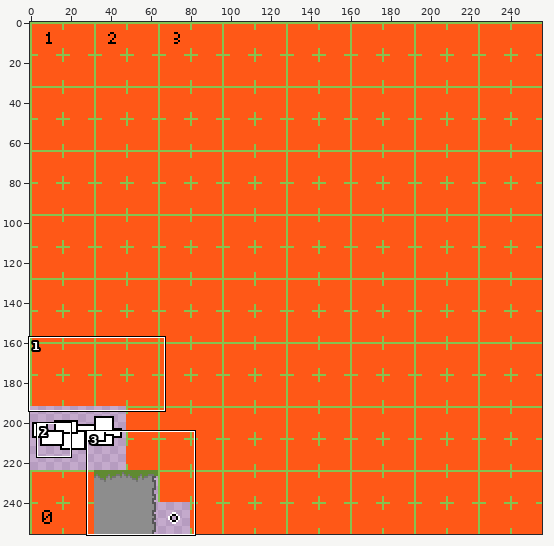
File history of a sprite sheet, spritesheet.png. Above: a wide view before the commit, with the close-up outlined.
Close-up. Earlier state:
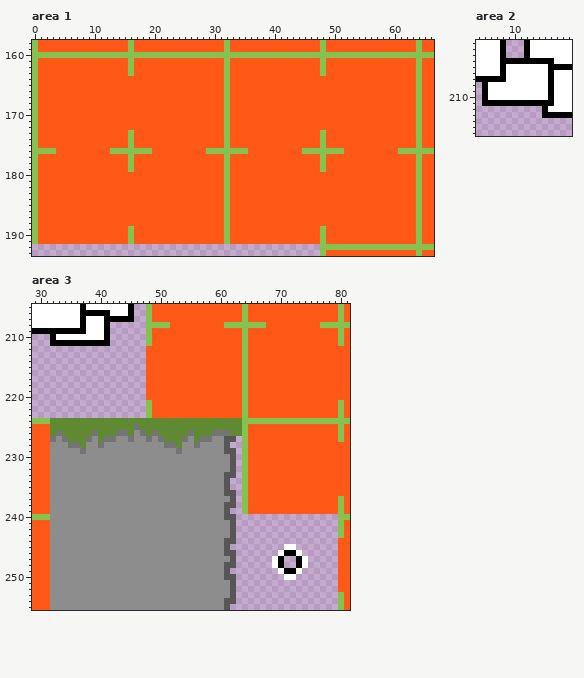
The file is 256x256 pixels. Colours within 5 levels of each other are drawn and written as one. Shown: area 1: x 0..66, y 158..193; area 2: x 4..19, y 201..216; area 3: x 29..81, y 205..255.
The result:
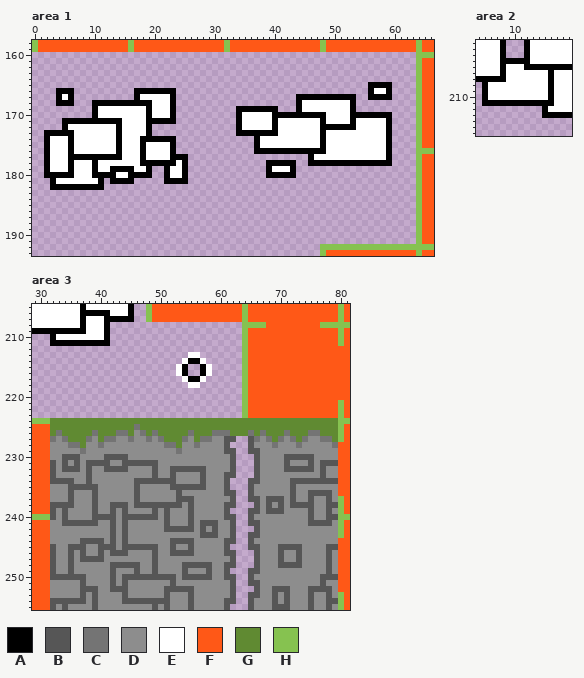
Palette (. is transparent): A #000000  B #565656  C #747474  D #8d8d8d  E #ffffff  F #ff5817  G #608a32  H #86c250
From the commit log: Resolution independence, more sprites.
Difference:
Changed rows in their new state; - is an unchanged pixel.
Area 1:
first column x 0:
160 ................................................................
161 ................................................................
162 ................................................................
163 ................................................................
164 ................................................................
165 ........................................................AAAA....
166 ....AAA..........AAAAAAA................................AEEA....
167 ....AEA..........AEEEEEA....................AAAAAAAAAA..AAAA....
168 ....AAA...AAAAAAAAAAEEEA....................AEEEEEEEEA..........
169 ..........AEEEEEEEEAEEEA..........AAAAAAA...AEEEEEEEEA..........
170 ..........AEEEEEEEEAEEEA..........AEEEEEAAAAAAAAAEEEEAAAAAAA....
171 .....AAAAAAAAAAEEEEAAAAA..........AEEEEEAEEEEEEEAEEEEAEEEEEA....
172 .....AEEEEEEEEAEEEEA..............AEEEEEAEEEEEEEAAAAAAEEEEEA....
173 ..AAAAAEEEEEEEAEEEEA..............AAAAAAAEEEEEEEAEEEEEEEEEEA....
174 ..AEEEAEEEEEEEAEEEAAAAAA.............AEEEEEEEEEEAEEEEEEEEEEA....
175 ..AEEEAEEEEEEEAEEEAEEEEA.............AEEEEEEEEEEAEEEEEEEEEEA....
176 ..AEEEAEEEEEEEAEEEAEEEEA.............AAAAAAAAAAAAEEEEEEEEEEA....
177 ..AEEEAAAAAAAAAEEEAEEEEAAA....................AEEEEEEEEEEEEA....
178 ..AEEEAEEEAEEEEEEEAAAAAAEA.............AAAAA..AAAAAAAAAAAAAA....
179 ..AEEEAEEEAEEAAAAEEA..AEEA.............AEEEA....................
180 ..AAAAAEEEAAAAEEAAAA..AEEA.............AAAAA....................
181 ...AEEEEEEEA.AAAA.....AAAA......................................
182 ...AAAAAAAAA....................................................
183 ................................................................
184 ................................................................
185 ................................................................
186 ................................................................
187 ................................................................
188 ................................................................
189 ................................................................
190 ................................................................
191 ................................................................
Area 2:
first column x 12:
204 -EEEE
205 AAAA-
Area 3:
first column x 32:
208 ----------------................----------------
209 ----------------................----------------
210 ----------------................----------------
211 ----------------................----------------
212 ----------------................----------------
213 ----------------.......EE.......----------------
214 ----------------......EAAE......----------------
215 ----------------.....EA..AE.....----------------
216 ----------------.....EA..AE.....----------------
217 ----------------......EAAE......----------------
218 ----------------.......EE.......----------------
219 ----------------................----------------
220 ----------------................----------------
221 ----------------................----------------
222 ----------------................----------------
223 ----------------................----------------
224 --------------------------------GGGGGGGGGGGGGGGG
225 --------------------------------GGGGGGGGGGGGGGGG
226 --------------------------------GCGCGGGCGGGCCGGG
227 --------------------------------.BCDCGCDCGCDDCCG
228 --------------------------------.BDDDCDDDCDDDDDC
229 --------------------------------.BBDDDDDDDDDDDDD
230 --BBB----BBBB-------------------..BDDDDBBBBBDDDD
231 B-B-B-BBBB--BBBBBB--------------..BDDDDBDDDBDBBB
232 B-BBB-B--BBBB----B--BBBBBB------..BDDDDBBBBBDBDD
233 B-----B----------B--B----B------..BDDDDDDDDDDBDD
234 BBBB--B-------BBBBBBB----B------.BBDDDDDBBBBBBBB
235 ---BBBBB------B-----BBBBBB------.BDDDDDDBDDDDDDD
236 ---B---B------B------B----------.BDDDDDDBDDBBBBD
237 ---B---B------B------BBB--------.BBDBBBDBDDBDDBD
238 BBBB---B--BBB-BBBBBBBB-B--------..BDBDBDBBBBDDBB
239 B-B----B--B-B----B-B---B--------.BBDBBBDDDDBDDBD
240 B-B----BBBB-BBBBBB-B---B---------BDDDDDDDDDBDDBB
241 --BBBBBB--B-B------B---B-BBB-----BBDDDDDDDDBBBBD
242 ----------B-B------BBBBB-B-B------BDDDDDDDDDDDDD
243 ----------B-B------------BBB-----BBDDDDDDDDDDDDD
244 -----BBBB-B-B-------BBBB---------BDDDDDDDDDDDDDD
245 B--BBB--BBB-BBBBBB--B--B---------BBDDDBBBBDDDDBB
246 B--B-B--B-BBB----B--BBBB----------BDDDBDDBDDDDBD
247 B--B-BBBB--------B----------------BDDDBDDBDDDDBD
248 B--B------BBBBB--B----BBBBB-------BDDDBBBBDDDDBD
249 B--B------B---B--B----B---B------BBDDDDDDDDDDDBD
250 BBBBBB----B-BBBBBBBBB-BBBBB------BDDDDDDDDDDDBBB
251 -----B----B-B-------B------------BBDDDDDDDDDDBDD
252 -----BBB--BBB------BBBBB----------BDDBBBDDDBBBBD
253 -----B-B----B------B---B---------BBDDBDBDDDBDDBD
254 BBBBBB-B----BBBBBBBB---B---------BDDDBDBDDDBDDBB
255 B-B----B---------B-B---B---------BDDDBBBDDDBDDBD
